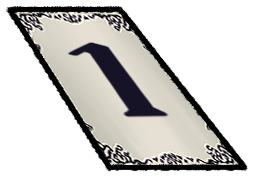
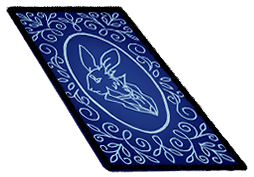
Comparing the layer stacks of the two 254x177 images. Changes:
added layer "VERSO 7.png" above "7 - 1.png" over [6, 5, 248, 173]
hid "7 - 1.png", painted on it over [6, 5, 248, 173]
